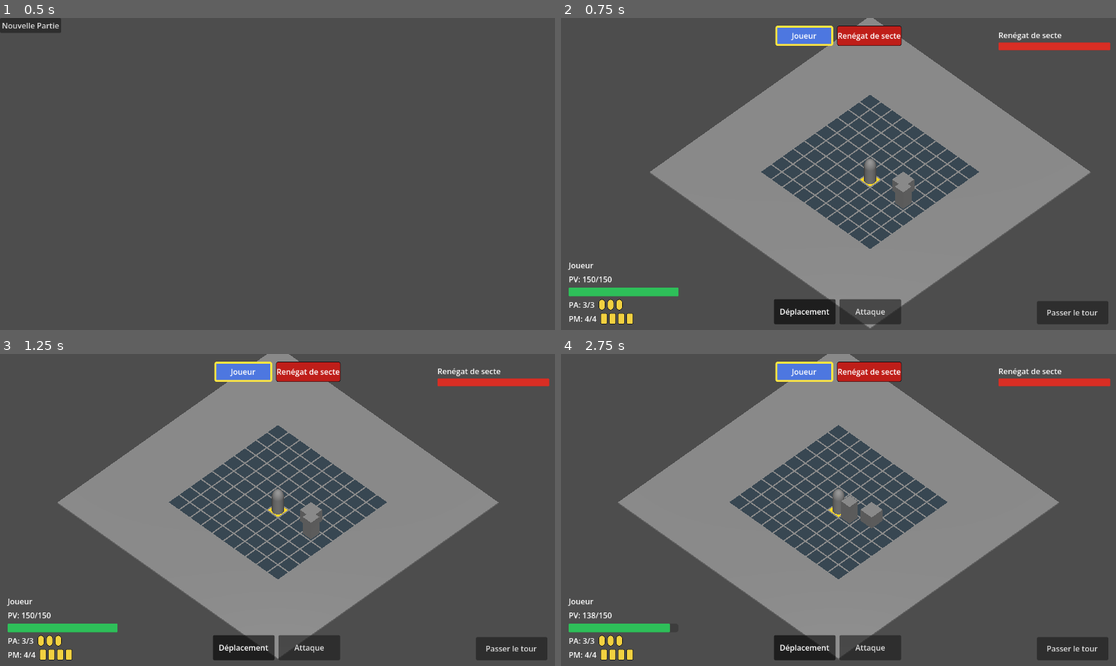
Above: before the commit, frames 1-4 (two rows, left to right).
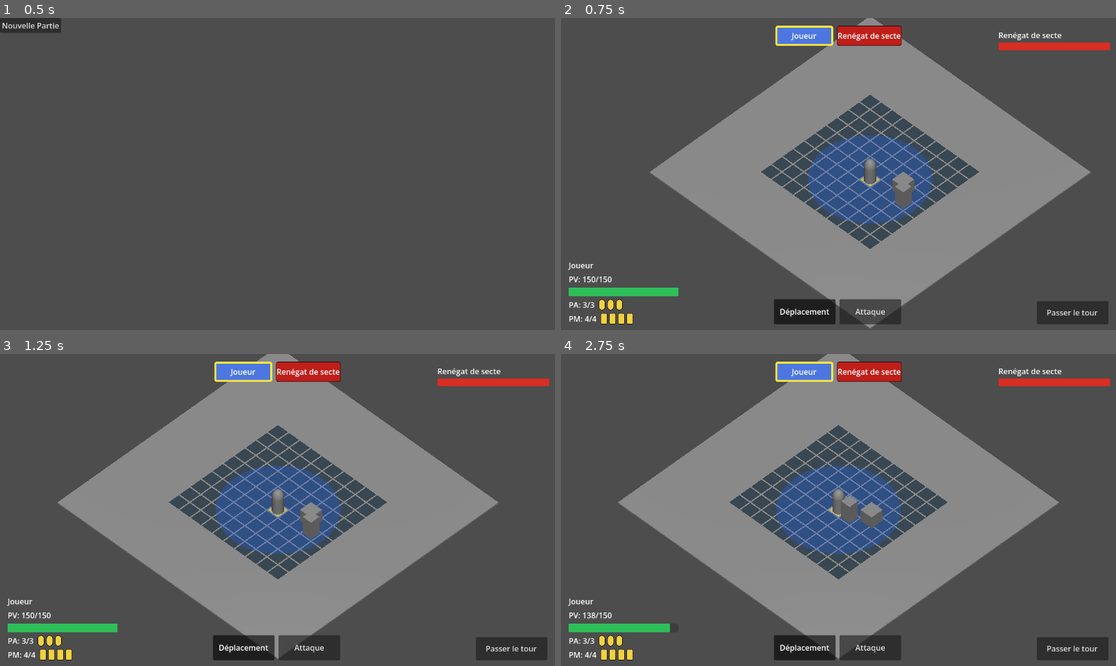
Above: after the commit, the same moments.

Repository: sillpct/lagoutte
Game: Godot game, scene res://scenes/main/main.tscn
The game is run twice, just before and just after one commit, with the same random seed, the same clock (stepped at 60 frames per second) and the same inputs.
Inputs (mouse positions are in pixels of both pictures, inside the frame that each line leads up to):
- Up to frame 1 (0.5 s): no input
- Up to frame 2 (0.75 s): click "Nouvelle Partie" at 0.5 s
- Up to frame 3 (1.25 s): no input
- Up to frame 4 (2.75 s): tap Enter (ui_accept) at 1.25, 1.52, 2.27 s; move the mouse to (960, 494) at 1.27 s; hold Right (ui_right) 1.28-2.03 s; hold T (end_turn) 1.28-2.03 s; click (960, 494) at 1.42 s; move the mouse to (727, 525) at 2.02 s; hold Down (ui_down) from 2.03 s (still down); tap E (interact) at 2.1 s

Frame 1 is identical in both runs. In frame 2, 4.5% of the frame differs, in the area x 44-67%, y 37-66%; in frame 3, 4.5%, in the area x 38-62%, y 35-65%; in frame 4, 4.4%.

Commit message:
Update exploration.tscn

Diff:
--- a/scenes/exploration/exploration.tscn
+++ b/scenes/exploration/exploration.tscn
@@ -13,6 +13,7 @@
 [ext_resource type="Script" uid="uid://clgwxcuk1pa0q" path="res://scenes/combat/enemy_brain.gd" id="12_enemy_brain"]
 [ext_resource type="PackedScene" path="res://scenes/combat/combat_ui.tscn" id="13_combat_ui"]
 [ext_resource type="PackedScene" uid="uid://cva4qf4lhn5w7" path="res://scenes/ui/unit_hover_ui.tscn" id="14_unit_hover_ui"]
+[ext_resource type="Script" uid="uid://c1ume82aalxlw" path="res://scenes/combat/combat_range_visual.gd" id="15_combat_range_visual"]
 
 [sub_resource type="BoxMesh" id="BoxMesh_cvbhj"]
 size = Vector3(20, 0.1, 20)
@@ -48,6 +49,12 @@
 transform = Transform3D(1, 0, 0, 0, 1, 0, 0, 0, 1, -4.5, 0.06, -4.5)
 
 [node name="Player" parent="." unique_id=295733018 instance=ExtResource("1_toxw2")]
+
+[node name="CombatRangeVisual" type="MeshInstance3D" parent="." unique_id=1278997254 node_paths=PackedStringArray("combat_movement", "combat_manager", "active_unit")]
+script = ExtResource("15_combat_range_visual")
+combat_movement = NodePath("../CombatMovement")
+combat_manager = NodePath("../CombatManager")
+active_unit = NodePath("../Player")
 
 [node name="CombatManager" type="Node" parent="." unique_id=1196098833 node_paths=PackedStringArray("grid", "units")]
 script = ExtResource("8_combat_manager")
